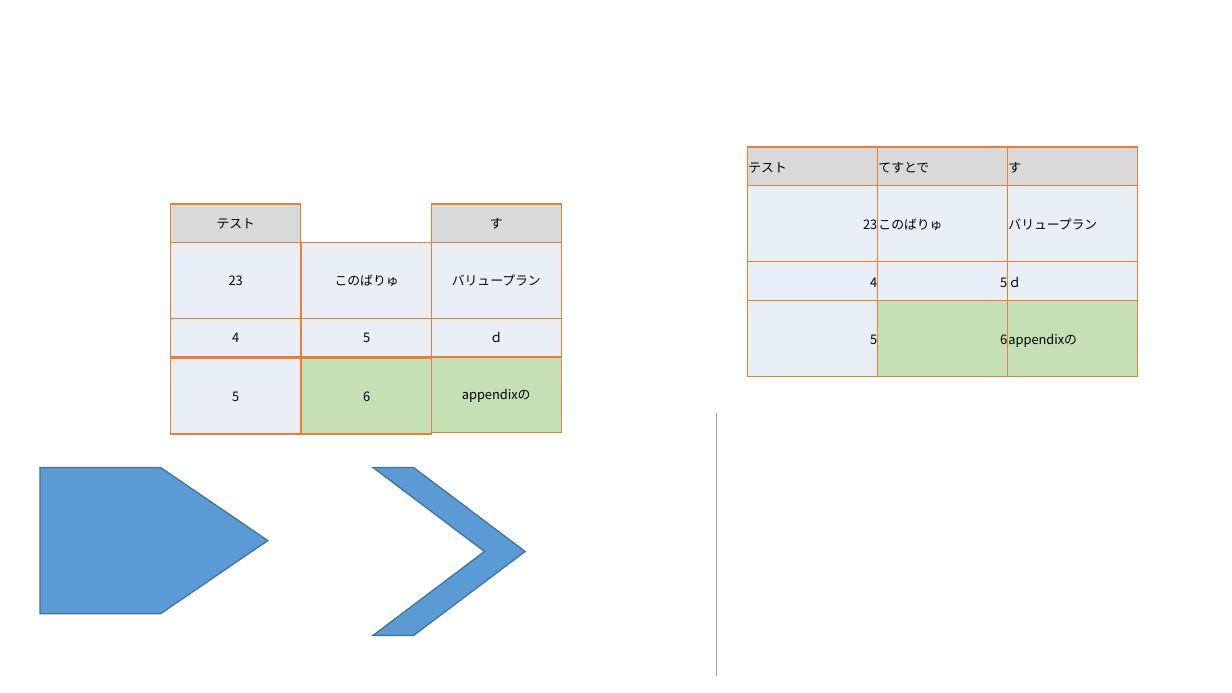
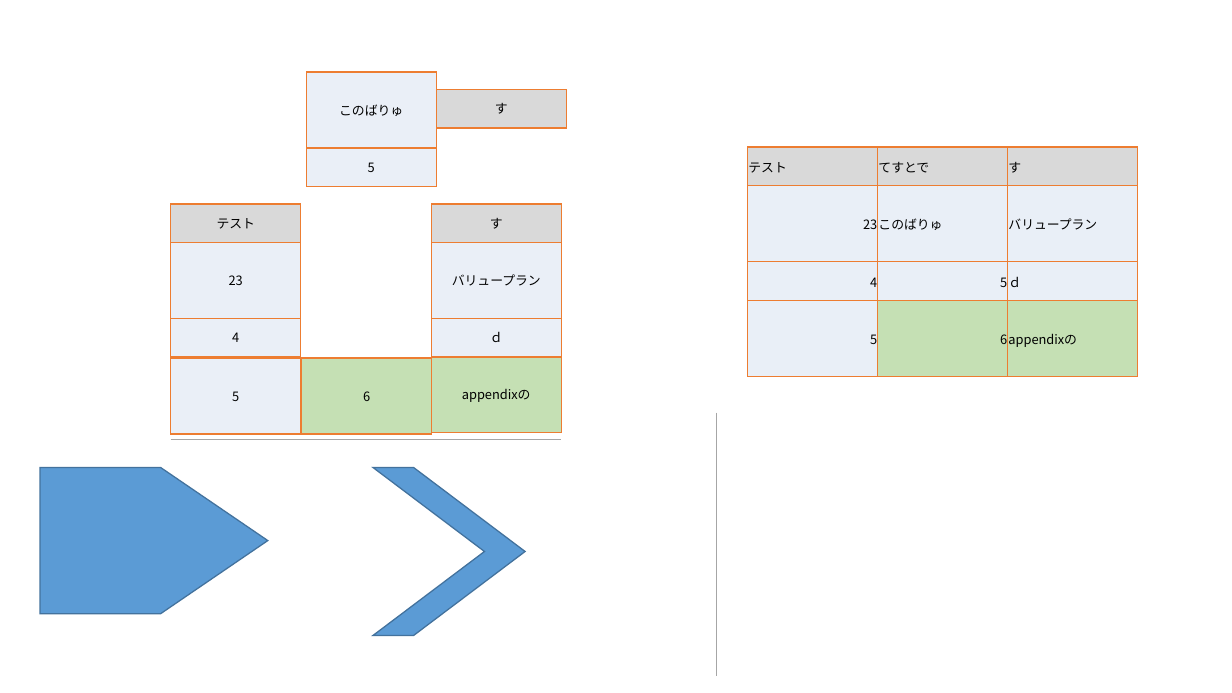
Before and after one commit to katsumi8/Tools, a slide deck: slide 1 of VBA_code.pptm. Drawn at 1232x693 pixels with LibreOffice and Linux fonts; fonts in the diff are those of the drawing. Boxes give left, top, right and bottom in pixels: in the first picture for what was removed or moved away, otherwise in the second. Text is boxed around its words. In the diff, an @@ line names an element or a change of style, - is before the commit and + after.

```diff
--- a/VBA_code.pptm
+++ b/VBA_code.pptm
@@ rectangle "このばりゅ": place and size @@
-rectangle "このばりゅ" at (301, 242, 432, 318)
+rectangle "このばりゅ" at (306, 72, 436, 148)
@@ rectangle added at (436, 90, 567, 128), fill #D9D9D9, outline #ED7D31 1 pt, 10 pt, text #000000 @@
+す
@@ rectangle "5": place and size @@
-rectangle "5" at (301, 318, 432, 357)
+rectangle "5" at (306, 148, 436, 187)
@@ line added from (171, 439) to (561, 439), #A6A6A6 1 pt @@
```
Also in this commit, not shown: 2 other files.
